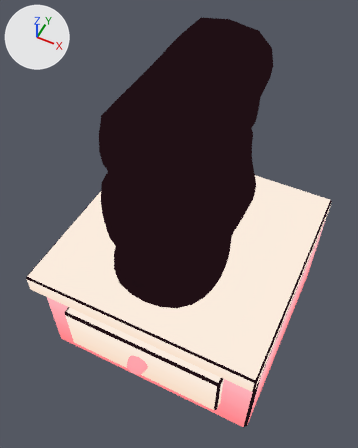
Renders of the Blender file Assets/Visuals/Furniture/Meshes/MixingCounter.blend from each side of a commit.
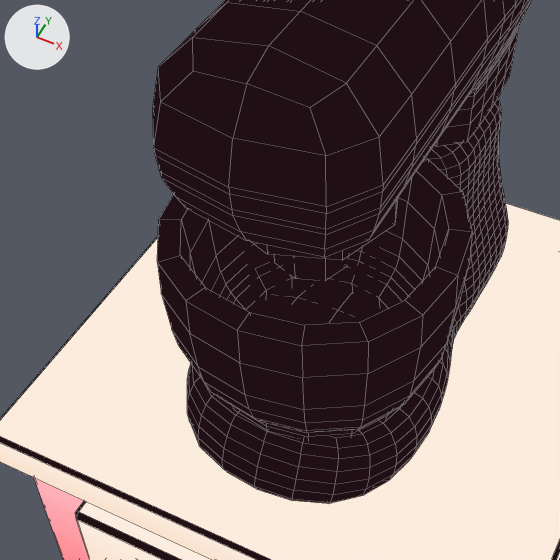
Old and new are each drawn whole from a 50 mm camera at (1.18, -2.55, 4.49) aimed at (-0.05, -0.09, 1.42) and again close up on the part from 9% to 78% of the width and 19% to 74% of the height. Every picture has the same lights, and +X, +Y and +Z are marked at upper left. The last two pictures show the newer version. The close-ups show mesh edges as thin lines.

The first close-up shows 'Bowl', 'CounterMesh', 'MixPart', 'MixPart.001', 'Mixer', 'Top'.
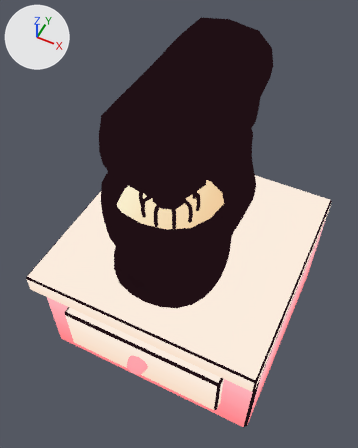
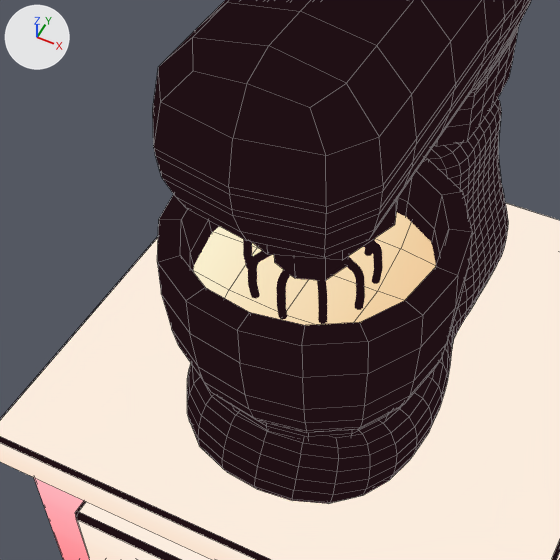
Boxes [x1, y1, x2, y2] around the edits, measured in the close-ups (560 x 560 px):
'Masa', added (beige): after [194, 212, 436, 325]

What the commit changed:
Mesh me_plane is new.
It has 4 vertices, 1 face and spans x -0.477..0.477, y -0.477..0.477, z 0.0.
It uses material mat_textureatlas (picture img_textureatlas_png).
Object 'Masa' (ob_masa) is new; it shows me_plane.
Its location is (0.0, -0.319, 1.886).
It gains a SUBSURF modifier named 'Subdivision'.
